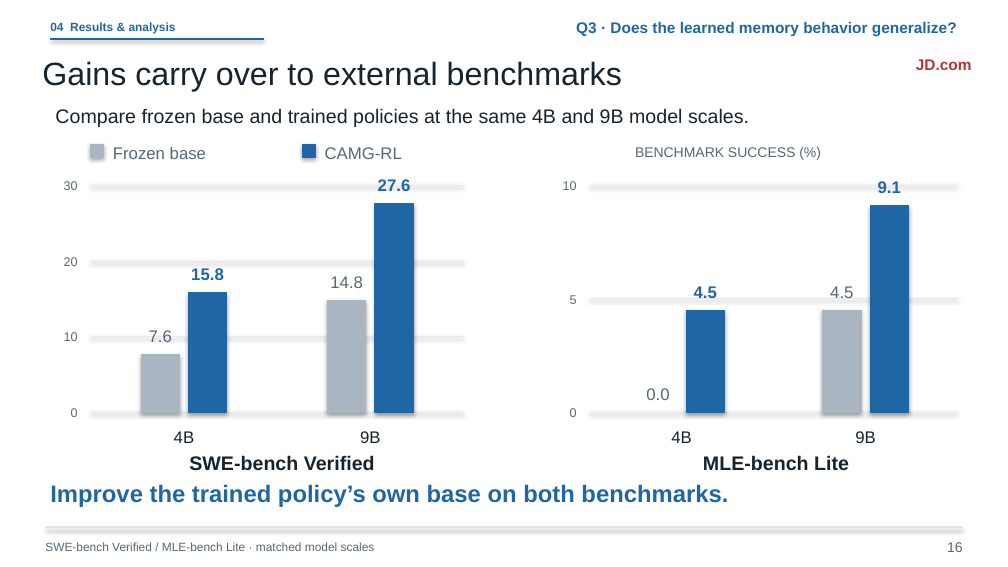
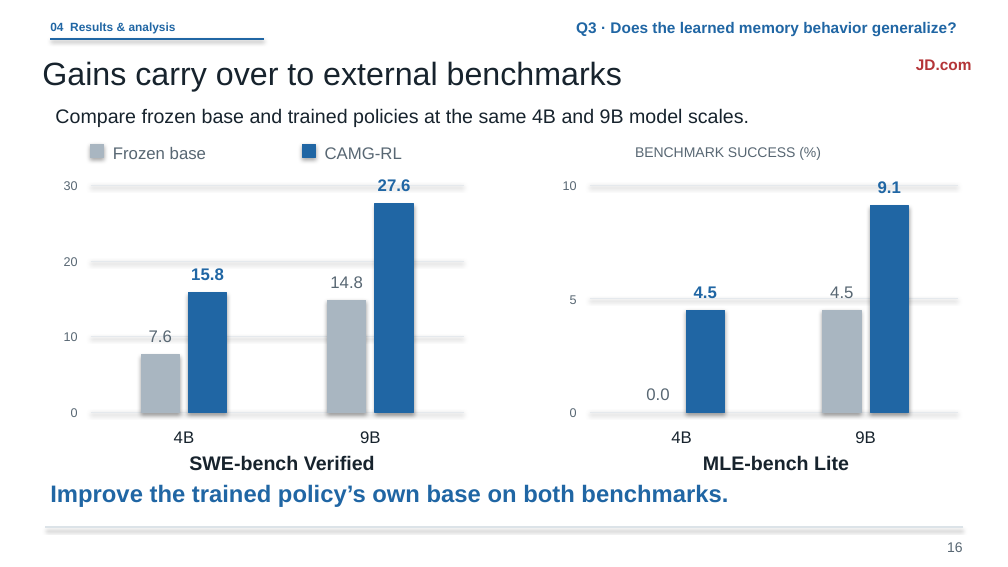
Before and after one commit to liruiluo/agentmemorygym, a slide deck: slide 16 of assets/slides/coding-agent-memory-post-training-slides.pptx. Drawn at 1008x567 pixels with LibreOffice and Linux fonts; fonts in the diff are those of the drawing. Boxes give left, top, right and bottom in pixels: in the first picture for what was removed or moved away, otherwise in the second. Text is boxed around its words. In the diff, an @@ line names an element or a change of style, - is before the commit and + after.

```diff
--- a/assets/slides/coding-agent-memory-post-training-slides.pptx
+++ b/assets/slides/coding-agent-memory-post-training-slides.pptx
@@ text removed at [45, 542, 375, 551] @@
-SWE-bench Verified / MLE-bench Lite · matched model scales
```
Also in this commit, not shown: 7 other slides changed, 9 other files.
